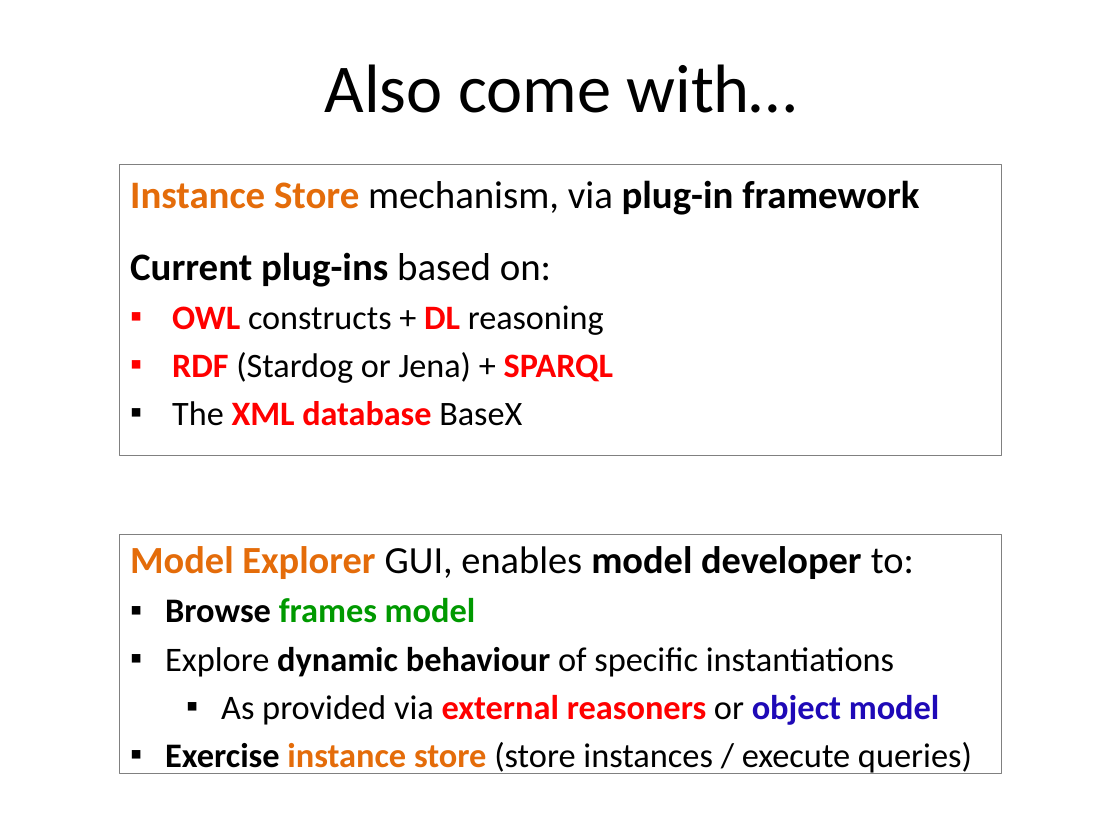
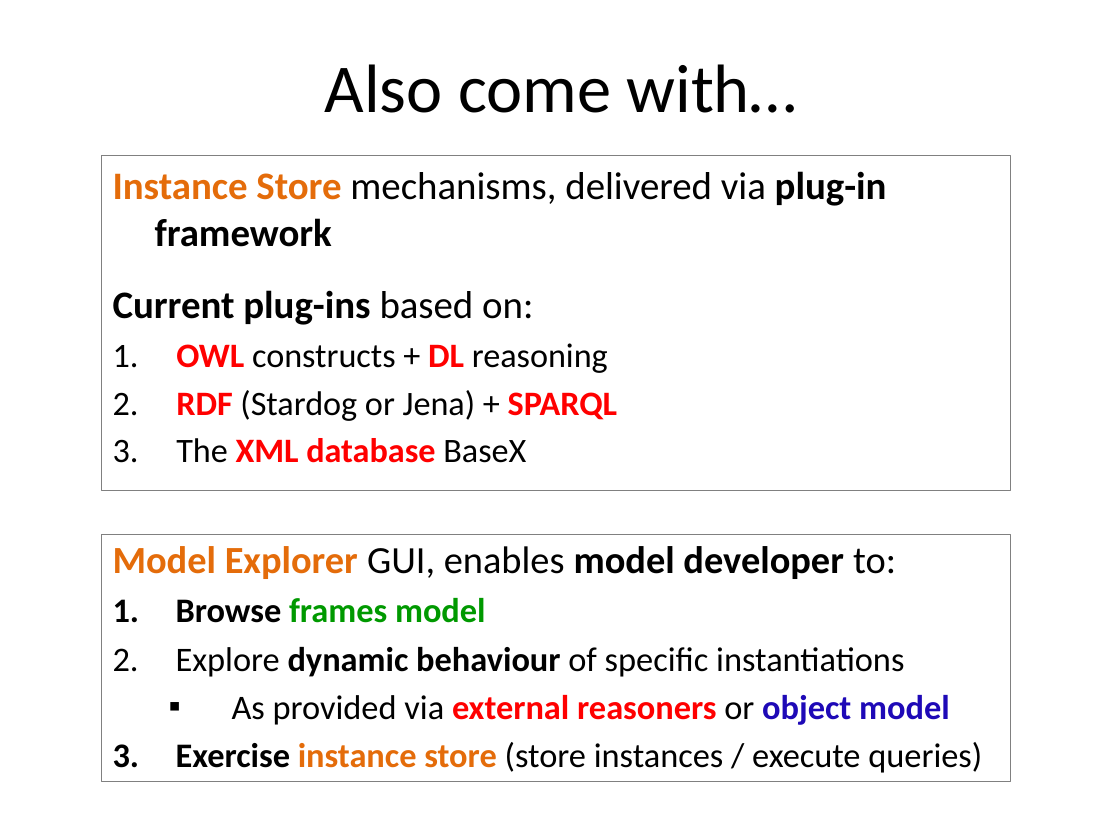
Before and after one commit to colin-puleston/mekon-hobo, a slide deck: slide 3 of docs/MEKON-HOBO in a nutshell.pptx. Drawn at 1120x840 pixels with LibreOffice and Linux fonts; fonts in the diff are those of the drawing. Boxes give left, top, right and bottom in pixels: in the first picture for what was removed or moved away, otherwise in the second. Text is boxed around its words. In the diff, an @@ line names an element or a change of style, - is before the commit and + after.

```diff
--- a/docs/MEKON-HOBO in a nutshell.pptx
+++ b/docs/MEKON-HOBO in a nutshell.pptx
@@ text "Instance Store mechanisms, delivered via ...": place and size @@
-text "Instance Store mechanisms, delivered via ..." at bbox=[119, 165, 1000, 456]
+text "Instance Store mechanisms, delivered via ..." at bbox=[102, 156, 1010, 491]
@@ text at bbox=[113, 171, 887, 247]: text changed @@
-Instance Store mechanism, via plug-in framework
+Instance Store mechanisms, delivered via plug-in framework
@@ text at bbox=[176, 343, 617, 463]: bullet ▪ to 1. @@
@@ rectangle "Model Explorer GUI, enables model ...": place and size @@
-rectangle "Model Explorer GUI, enables model ..." at bbox=[119, 534, 1000, 773]
+rectangle "Model Explorer GUI, enables model ..." at bbox=[102, 534, 1010, 781]
@@ text in rectangle at bbox=[176, 598, 982, 773]: bullet ▪ to 1.; indent changed @@
```
Also in this commit, not shown: 4 other slides changed, 1 slide added, 5 slides removed.
